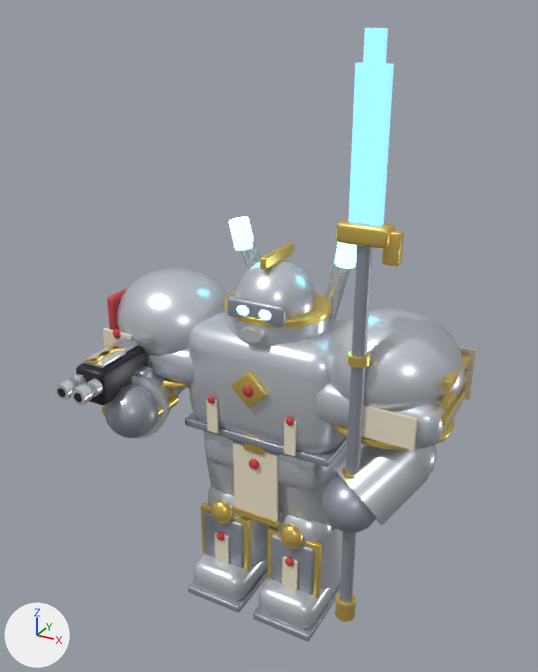
What one commit did to the FBX model Assets/Models/GreyKnight.fbx.
Rendered twice from a 50 mm camera at (1.81, -3.38, 3.4) aimed at (0.0, -0.1, 1.76). Arrows for +X, +Y and +Z are at lower left; the lights stay in place. The picture after the commit comes second.

Names of what the first picture shows: 'GreyKnight'.
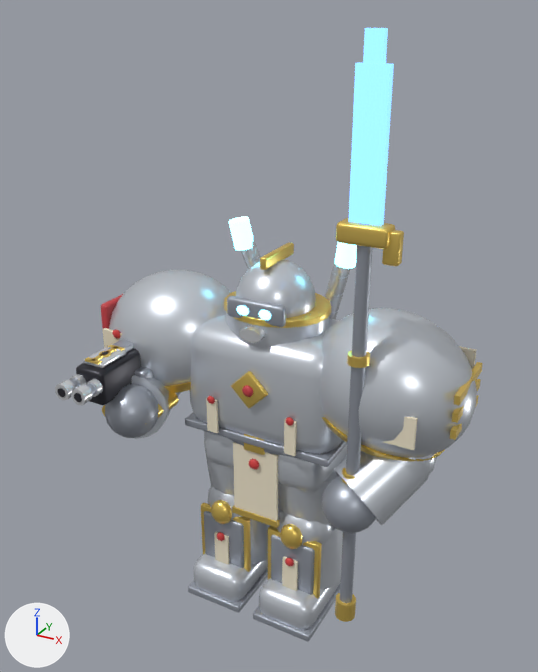
Boxes [x1, y1, x2, y2] around the edits, measured in the pictures (538 x 672 px; the box of a moved part takes in the faces that stretch with it):
'GreyKnight', reshaped: before [55, 28, 477, 641]; after [55, 28, 483, 641]
part 1 of me_greyknight, moved or reshaped: before [107, 288, 128, 330]; after [101, 294, 123, 329]
part 2 of me_greyknight, moved or reshaped: before [441, 386, 467, 427]; after [450, 395, 479, 440]
part 3 of me_greyknight, moved or reshaped: before [441, 370, 469, 410]; after [452, 379, 481, 423]
part 4 of me_greyknight, moved or reshaped: before [443, 353, 471, 392]; after [454, 362, 483, 405]
part 5 of me_greyknight, rebuilt: before [328, 308, 465, 412]; after [319, 308, 477, 458]
part 6 of me_greyknight, added: after [109, 270, 231, 386]
part 7 of me_greyknight, added (mostly hidden): after [165, 382, 191, 393]
part 8 of me_greyknight, added: after [322, 417, 445, 461]
part 9 of me_greyknight, deleted: before [331, 419, 455, 450]
part 10 of me_greyknight, built on: before [117, 268, 229, 388]
part 11 of me_greyknight, deleted: before [316, 383, 464, 448]

Patch to the scene script:
```diff
--- a/Assets/Models/GreyKnight.fbx.py
+++ b/Assets/Models/GreyKnight.fbx.py
@@ me_greyknight @@
 # used by ob_greyknight; location = (0.0, 0.0, 0.0)
-me_greyknight.from_pydata(...)  # 8038 vertices, 7758 faces; spans x -1.05..1.06, y -0.85..0.55, z 0.0..3.33
+me_greyknight.from_pydata(...)  # 7308 vertices, 7086 faces; spans x -1.13..1.13, y -0.85..0.55, z 0.0..3.33
+# me_greyknight part 1: the loose piece of 96 vertices spanning x -1.04..-0.98, y -0.22..0.22, z 1.43..1.83 is moved by (-0.06, 0.0, -0.06)
+# me_greyknight part 2: the loose piece of 8 vertices spanning x 1.01..1.04, y -0.21..0.21, z 1.53..1.58 is moved by (0.06, 0.0, -0.06)
+# me_greyknight part 3: the loose piece of 8 vertices spanning x 1.01..1.04, y -0.21..0.21, z 1.63..1.68 is moved by (0.06, 0.0, -0.06)
+# me_greyknight part 4: the loose piece of 8 vertices spanning x 1.01..1.04, y -0.21..0.21, z 1.72..1.77 is moved by (0.06, 0.0, -0.06)
+# me_greyknight part 5: the loose piece of 366 vertices spanning x 0.31..1.05, y -0.33..0.33, z 1.4..1.99 is rebuilt with 385 vertices and now spans x 0.24..1.13, y -0.37..0.37, z 1.25..1.98
+# me_greyknight part 6: a new loose piece of 385 vertices spanning x -1.13..-0.24, y -0.37..0.37, z 1.25..1.98, in mat_armor (white #d7dde5)
+# me_greyknight part 7: a new loose piece of 96 vertices spanning x -1.0..-0.25, y -0.32..0.32, z 1.23..1.49, in mat_gold (yellow #f9d76f)
+# me_greyknight part 8: a new loose piece of 96 vertices spanning x 0.25..1.0, y -0.32..0.32, z 1.23..1.49, in mat_gold (yellow #f9d76f)
+# me_greyknight part 9: the loose piece of 192 vertices spanning x 0.34..1.03, y -0.32..0.32, z 1.37..1.42 is deleted
+# me_greyknight part 10: 1 vertex moved within x -0.46, y 0.05, z 1.46; 654 vertices removed from x -1.05..-0.31, y -0.33..0.33, z 1.37..1.99
+# me_greyknight part 11: 96 vertices removed from x 0.34..1.03, y -0.3..0.3, z 1.4..1.64
+# other edits to the shape of me_greyknight do not show in these pictures
 me_greyknight.materials.append(mat_armor)
```
